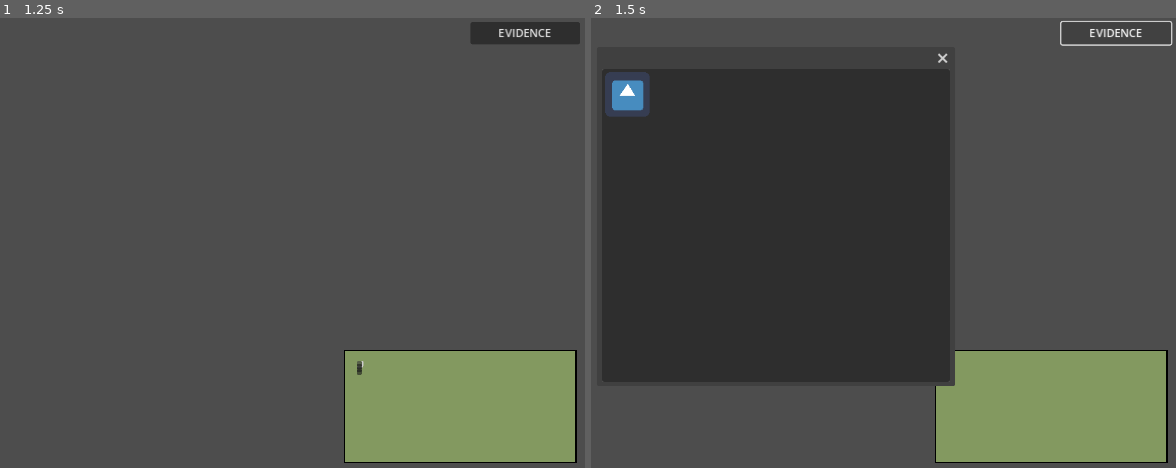
Above: before the commit, frames 1-2 (left to right).
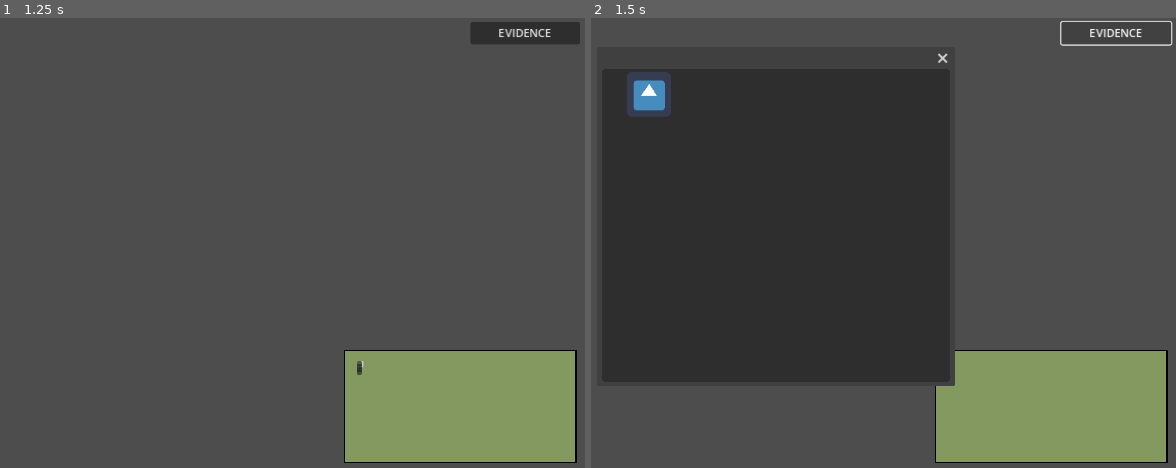
Above: after the commit, the same moments.

Repository: whatgum/GAMEJAM2022
Game: Godot game, scene res://QuestioningScene.tscn
The game is run twice, just before and just after one commit, with the same random seed, the same clock (stepped at 60 frames per second) and the same inputs. This scene is started directly instead of the project's main scene. The engine's default icon, where the game draws it, is replaced by a stand-in: a white triangle on a blue panel in a dark square.
Inputs (mouse positions are in pixels of both pictures, inside the frame that each line leads up to):
- Up to frame 1 (1.25 s): click (356, 364) at 0.52 s
- Up to frame 2 (1.5 s): click "EVIDENCE" at 1.25 s

Frame 1 is identical in both runs. In frame 2, 0.9% of the frame differs, in the area x 2-14%, y 12-22%.

Commit message:
Better evidence

Diff:
--- a/COPS/QuestioningScene.tscn
+++ b/COPS/QuestioningScene.tscn
@@ -132,15 +132,15 @@
 [node name="ScrollContainer" type="ScrollContainer" parent="PopupPanel"]
 offset_left = 4.0
 offset_top = 4.0
-offset_right = 130.0
+offset_right = 404.0
 offset_bottom = 96.0
 horizontal_scroll_mode = 0
 
-[node name="GridContainer" type="GridContainer" parent="PopupPanel/ScrollContainer"]
-offset_right = 126.0
+[node name="vBoxContainer" type="VBoxContainer" parent="PopupPanel/ScrollContainer"]
+offset_right = 400.0
 offset_bottom = 114.0
-columns = 5
+size_flags_horizontal = 3
 
-[node name="Control" parent="PopupPanel/ScrollContainer/GridContainer" instance=ExtResource( "5_pv68c" )]
+[node name="Control" parent="PopupPanel/ScrollContainer/vBoxContainer" instance=ExtResource( "5_pv68c" )]
 
 [connection signal="pressed" from="evidenceButton" to="PopupPanel" method="_on_evidence_button_pressed"]
--- a/COPS/evidenceScene.gd
+++ b/COPS/evidenceScene.gd
@@ -1,9 +1,10 @@
 extends Panel
 
 # Purpose : sets up the scene
-func init(texture : Texture, string : String) -> void:
+func init(texture : Texture, string : String, string2 : String) -> void:
 	get_child(0).texture = texture
 	get_child(1).text = string
+	get_child(3).get_child(0).text = string2
 
 
 func _on_texture_button_pressed():
--- a/COPS/evidenceScene.tscn
+++ b/COPS/evidenceScene.tscn
@@ -16,11 +16,24 @@
 corner_radius_bottom_right = 5
 corner_radius_bottom_left = 5
 
+[sub_resource type="StyleBoxFlat" id="StyleBoxFlat_33cnx"]
+bg_color = Color(0.403922, 0.6, 0.501961, 1)
+border_width_left = 1
+border_width_top = 1
+border_width_right = 1
+border_width_bottom = 1
+border_color = Color(0, 0, 0, 1)
+corner_radius_top_left = 1
+corner_radius_top_right = 1
+corner_radius_bottom_right = 1
+corner_radius_bottom_left = 1
+
 [node name="Control" type="Panel"]
-anchor_right = 0.124
+anchor_right = 0.391
 anchor_bottom = 0.19
-rect_min_size = Vector2(126.976, 114)
+rect_min_size = Vector2(400.384, 114)
 mouse_default_cursor_shape = 2
+size_flags_horizontal = 3
 theme_override_styles/panel = SubResource( "StyleBoxFlat_gux7l" )
 script = ExtResource( "1_m77xj" )
 __meta__ = {
@@ -28,20 +41,20 @@
 }
 
 [node name="Sprite2D" type="TextureRect" parent="."]
-anchor_left = 0.231
-anchor_top = 0.258
-anchor_right = 0.231
-anchor_bottom = 0.258
+anchor_left = 0.062
+anchor_top = 0.344
+anchor_right = 0.062
+anchor_bottom = 0.344
 texture = ExtResource( "1_g8bff" )
 __meta__ = {
 "_edit_use_anchors_": false
 }
 
 [node name="RichTextLabel" type="RichTextLabel" parent="."]
-anchor_left = 0.02
+anchor_left = 0.031
 anchor_top = 0.044
-anchor_right = 0.98
-anchor_bottom = 0.2
+anchor_right = 0.256
+anchor_bottom = 0.326
 theme = ExtResource( "2_b1nix" )
 theme_override_font_sizes/normal_font_size = 13
 text = "[center]I think that I love you"
@@ -58,4 +71,26 @@
 "_edit_use_anchors_": false
 }
 
+[node name="Panel" type="Panel" parent="."]
+anchor_left = 0.254
+anchor_right = 1.0
+anchor_bottom = 1.0
+theme_override_styles/panel = SubResource( "StyleBoxFlat_33cnx" )
+__meta__ = {
+"_edit_use_anchors_": false
+}
+
+[node name="RichTextLabel" type="RichTextLabel" parent="Panel"]
+anchor_left = 0.02
+anchor_top = 0.388
+anchor_right = 0.98
+anchor_bottom = 0.98
+theme = ExtResource( "2_b1nix" )
+theme_override_font_sizes/normal_font_size = 19
+text = "The mater of love is not a trival thing. But they professed it to you."
+bbcode_enabled = true
+__meta__ = {
+"_edit_use_anchors_": false
+}
+
 [connection signal="pressed" from="TextureButton" to="." method="_on_texture_button_pressed"]
Not shown: 1 places in COPS/evidenceScene.tscn that only renumber resources
